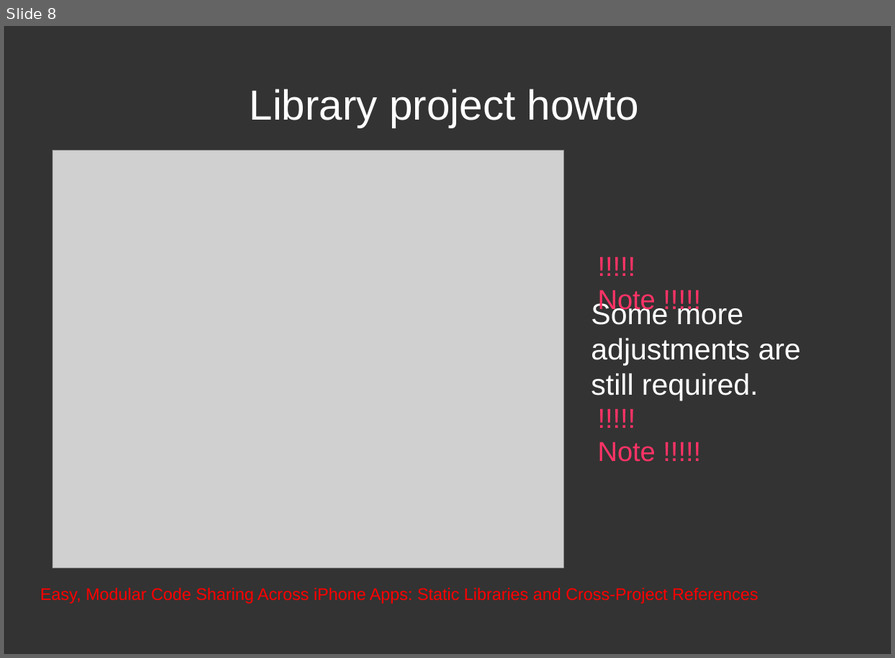
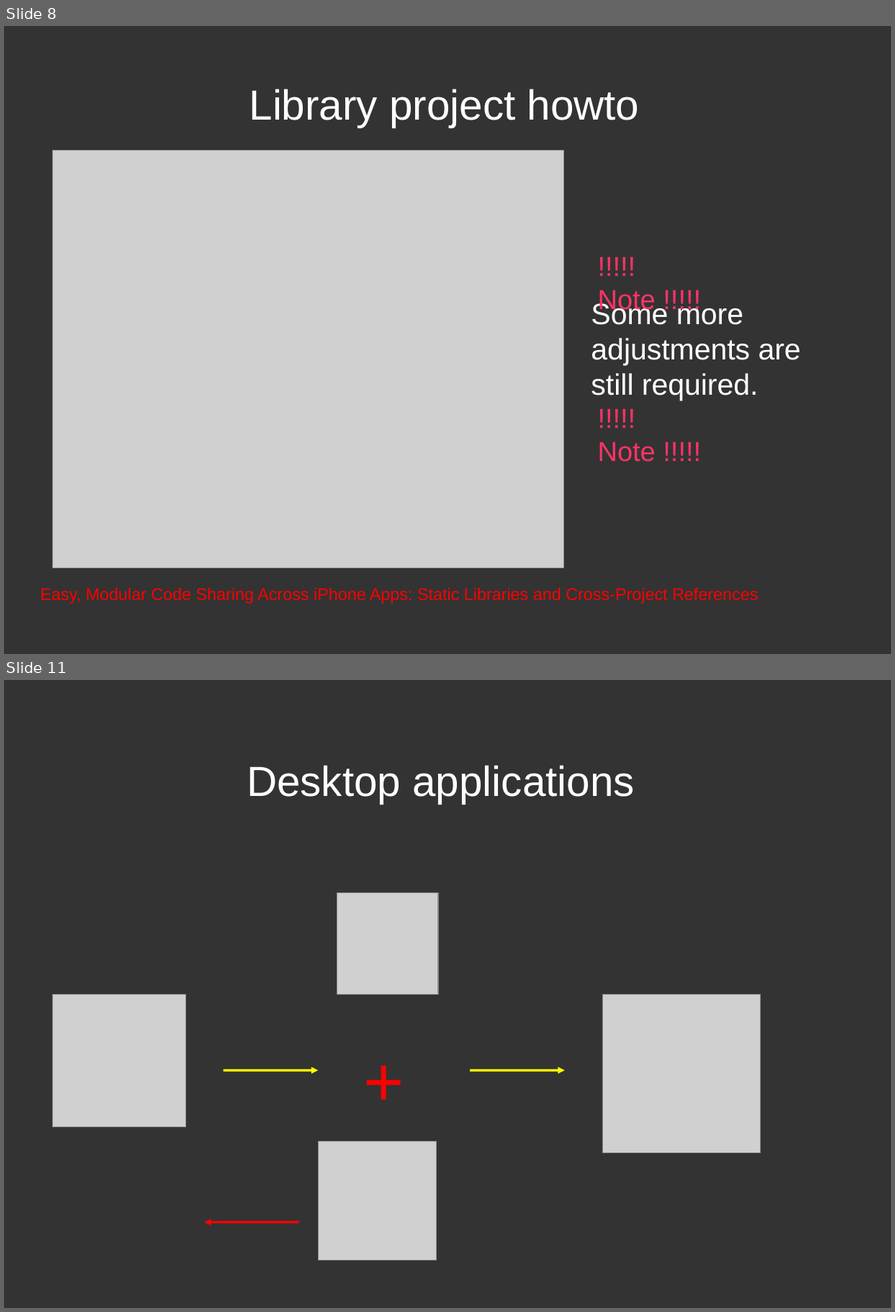
Before and after one commit to dodikk/iOS-articles, a slide deck: 3-iContiniousIntegration/ciPresentation.odp. Shown one above the other, each under a label of ours: slide 8 before the commit, slides 8 and 11 after it; the slides between them are not shown. The pictures are 895x658 and 895x1312 pixels, drawn with LibreOffice and Linux fonts; fonts in the diff are those of the drawing; grey boxes stand for pictures. Boxes give left, top, right and bottom in pixels: in the first picture for what was removed or moved away, otherwise in the second. Text is boxed around its words. In the diff, an @@ line names an element or a change of style, - is before the commit and + after.

```diff
--- a/3-iContiniousIntegration/ciPresentation.odp
+++ b/3-iContiniousIntegration/ciPresentation.odp
@@ slide 11 added at [4, 680, 891, 1308], background #333333 @@
@@ title added at [247, 765, 634, 804], 39.9 pt, text #FFFFFF @@
+Desktop applications
@@ picture added at [337, 893, 438, 994] @@
@@ picture added at [52, 994, 185, 1127] @@
@@ picture added at [603, 994, 761, 1152] @@
@@ text added at [356, 1032, 413, 1127], 66 pt, text #FF0000 @@
++
@@ arrow added from (224, 1070) to (318, 1070), #FFFF00 2.15 pt @@
@@ arrow added from (470, 1070) to (565, 1070), #FFFF00 2.15 pt @@
@@ picture added at [318, 1142, 437, 1260] @@
@@ arrow added from (299, 1221) to (204, 1221), #FF0000 2.15 pt @@
```
Also in this commit, not shown: 1 slide changed, 4 other slides added, 13 other files.
